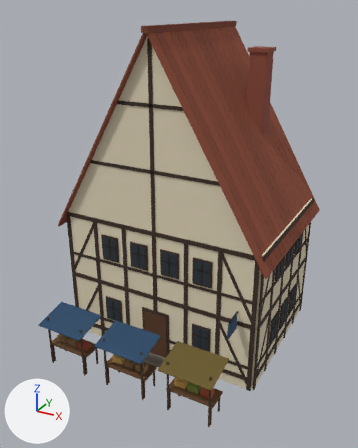
Two versions of the glTF model reckoning/models/town/market_2.glb, one commit apart.
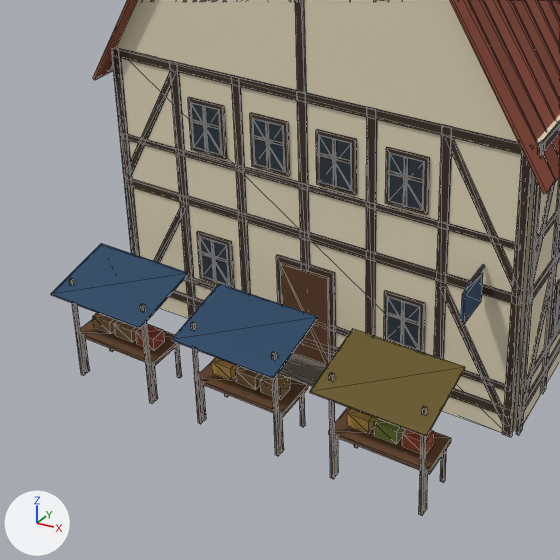
There are two pictures of each version: one whole from a 50 mm camera at (8.72, -17.11, 13.11) aimed at (0.16, -1.55, 5.33), one close up on the part from 4% to 76% of the width and 42% to 100% of the height. The lights are fixed; the arrows at lower left show +X, +Y and +Z. The last two pictures show the newer version. The close-ups show mesh edges as thin lines. Vertices at exactly the same position are counted once.

Names of what the first close-up shows: 'market2_cloth', 'market2_glass', 'market2_plaster', 'market2_stone', 'market2_tiles', 'market2_wood' and 1 more.
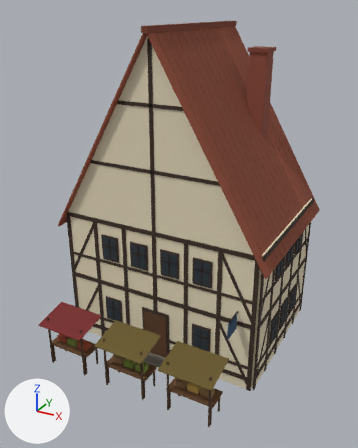
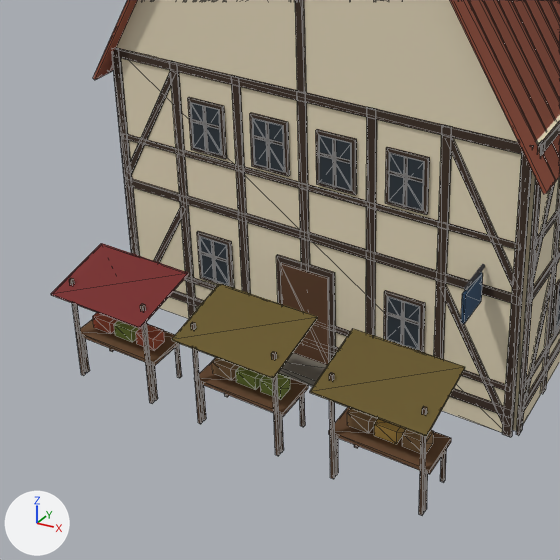
Pixel boxes (x1, y1, x2, y2) of what changed, in the close-ups (560 x 560 px):
part 1 of me_market2_cloth, recoloured (dark blue to dark red)
    both: (51, 243, 189, 329)
part 2 of me_market2_cloth, recoloured (dark blue to brown)
    both: (172, 283, 318, 379)
part 3 of me_market2_wood, recoloured
    both: (91, 258, 435, 454)

Edits to the bpy script that builds the scene:
```text
Change me_market2_cloth:
    where me_market2_cloth.from_pydata(...)  # 24 vertices, 36 faces; spans x -3.67..3.67, y -5.79..-4.41, z 1.89..2.21
    used by ob_market2_cloth; location = (0.0, 0.0, 0.0)
    me_market2_cloth part 1: 12 faces centred in x -3.67..-1.67, y -5.79..-4.41, z 1.9..2.2 are repainted in the vertex colours; the middle colour goes from dark blue #2a4a69 to dark red #7a2a2a
    me_market2_cloth part 2: 12 faces centred in x -1.0..1.0, y -5.79..-4.41, z 1.9..2.2 are repainted in the vertex colours; the middle colour goes from dark blue #2a4a6a to brown #6b5b2a
Change me_market2_wood:
    where me_market2_wood.from_pydata(...)  # 1432 vertices, 2148 faces; spans x -4.25..4.25, y -5.48..3.24, z -0.01..12.2
    used by ob_market2_wood; location = (0.0, 0.0, 0.0)
    me_market2_wood part 3: 696 faces centred in x -4.2..4.2, y -5.4..3.21, z 0.0..12.2 are repainted in the vertex colours; the middle colour goes from brown #3b2b1f to brown #3a2a1e
```
